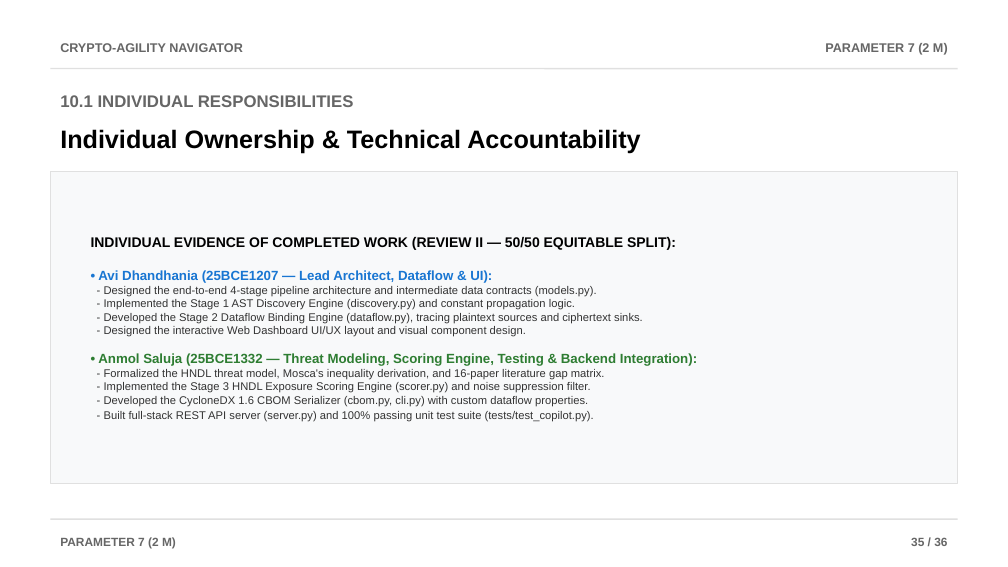
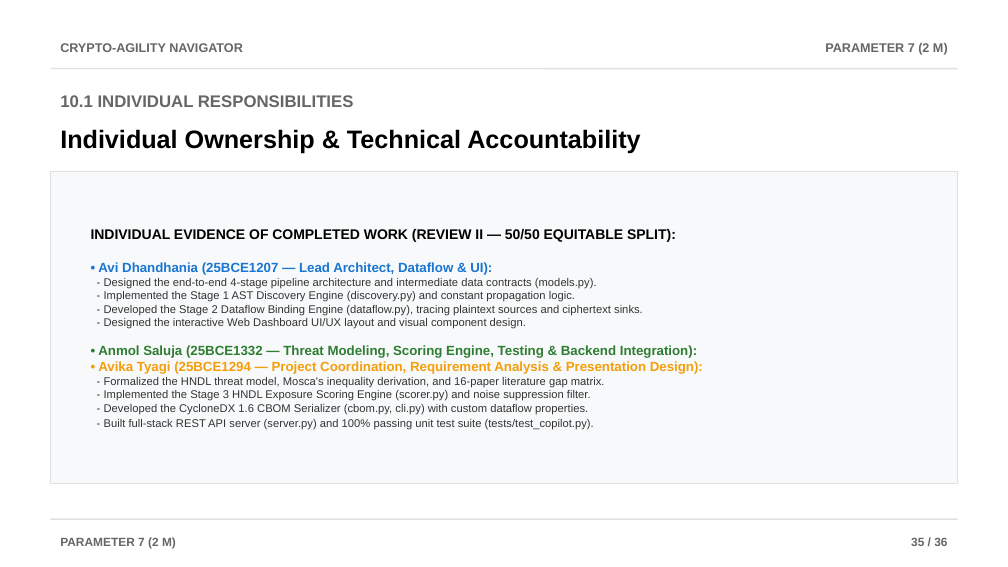
Before and after one commit to AviDhandhania/IDP-Project, a slide deck: slide 36 of Crypto-Agility_Navigator_Review2.pptx. Drawn at 1008x567 pixels with LibreOffice and Linux fonts; fonts in the diff are those of the drawing. Boxes give left, top, right and bottom in pixels: in the first picture for what was removed or moved away, otherwise in the second. Text is boxed around its words. In the diff, an @@ line names an element or a change of style, - is before the commit and + after.

Commit message:
Update team credits: anonymize frontend UI, and add Avika Tyagi to report, WBS, and PPTX

```diff
--- a/Crypto-Agility_Navigator_Review2.pptx
+++ b/Crypto-Agility_Navigator_Review2.pptx
@@ text at (91, 229, 703, 429): text changed @@
-INDIVIDUAL EVIDENCE OF COMPLETED WORK (REVIEW II — 50/50 EQUITABLE SPLIT):
-• Avi Dhandhania (25BCE1207 — Lead Architect, Dataflow & UI):
-- Designed the end-to-end 4-stage pipeline architecture and intermediate data contracts (models.py).
-- Implemented the Stage 1 AST Discovery Engine (discovery.py) and constant propagation logic.
-- Developed the Stage 2 Dataflow Binding Engine (dataflow.py), tracing plaintext sources and ciphertext sinks.
-- Designed the interactive Web Dashboard UI/UX layout and visual component design.
-• Anmol Saluja (25BCE1332 — Threat Modeling, Scoring Engine, Testing & Backend Integration):
-- Formalized the HNDL threat model, Mosca's inequality derivation, and 16-paper literature gap matrix.
-- Implemented the Stage 3 HNDL Exposure Scoring Engine (scorer.py) and noise suppression filter.
-- Developed the CycloneDX 1.6 CBOM Serializer (cbom.py, cli.py) with custom dataflow properties.
-- Built full-stack REST API server (server.py) and 100% passing unit test suite (tests/test_copilot.py).
+INDIVIDUAL EVIDENCE OF COMPLETED WORK (REVIEW II — 50/50 EQUITABLE SPLIT):
+• Avi Dhandhania (25BCE1207 — Lead Architect, Dataflow & UI):
+- Designed the end-to-end 4-stage pipeline architecture and intermediate data contracts (models.py).
+- Implemented the Stage 1 AST Discovery Engine (discovery.py) and constant propagation logic.
+- Developed the Stage 2 Dataflow Binding Engine (dataflow.py), tracing plaintext sources and ciphertext sinks.
+- Designed the interactive Web Dashboard UI/UX layout and visual component design.
+• Anmol Saluja (25BCE1332 — Threat Modeling, Scoring Engine, Testing & Backend Integration):
+• Avika Tyagi (25BCE1294 — Project Coordination, Requirement Analysis & Presentation Design):
+- Formalized the HNDL threat model, Mosca's inequality derivation, and 16-paper literature gap matrix.
+- Implemented the Stage 3 HNDL Exposure Scoring Engine (scorer.py) and noise suppression filter.
+- Developed the CycloneDX 1.6 CBOM Serializer (cbom.py, cli.py) with custom dataflow properties.
+- Built full-stack REST API server (server.py) and 100% passing unit test suite (tests/test_copilot.py).
```
Also in this commit, not shown: 1 other slide changed, 6 other files.
